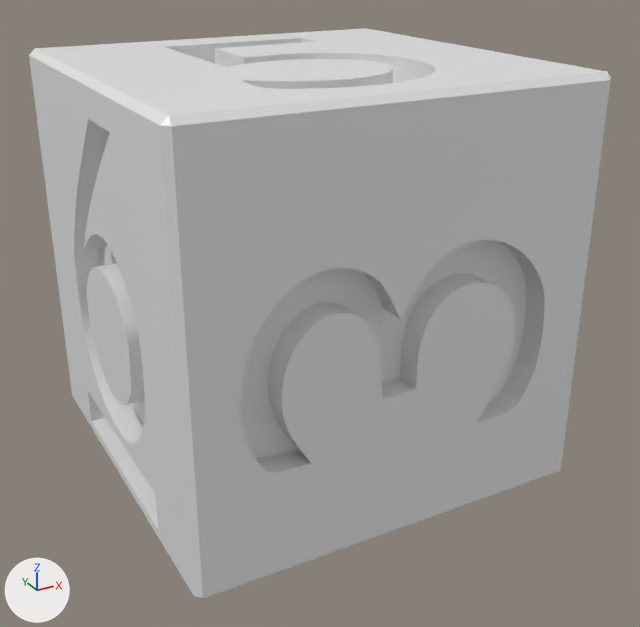
An edit to the FBX model Assets/Models/D6.fbx, drawn before and after from the same camera.
The view is the same before and after, from a 50 mm lens placed at (-15.5, -30.1, 12.6), pointed at (0.4, -1.2, -1.9). The lights are fixed; the arrows at lower left show +X, +Y and +Z. Where no turn or scale is listed for an object, it has been applied to the vertices.
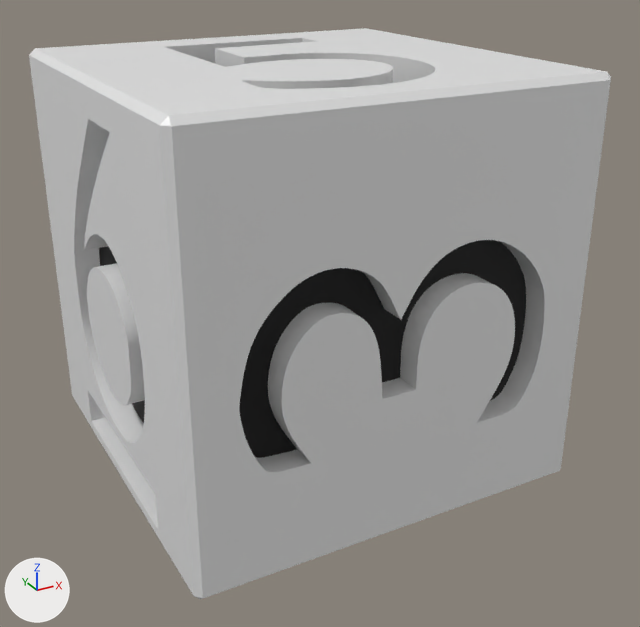
Where the change shows, as pixel boxes [x1, y1, x2, y2] in the pictures (640 x 627 px):
part 1 of me_cube, recoloured (white to black): [239, 240, 526, 458] in both
part 2 of me_cube, recoloured (white to black): [99, 246, 145, 423] in both

The edits, one by one:
Material 'Black' (mat_black) is new.
Its base color is (0.0, 0.0, 0.0) (black #000000).
Its roughness is 0.722.
me_cube has 1988 vertices, 1983 faces and spans x -8.0..8.0, y -8.0..8.0, z -8.0..8.0.
me_cube is used by ob_cube; location (0.0, 0.0, 0.0).
me_cube part 1: 380 of the faces centred in x -6.2..6.0, y -7.0..5.6, z -7.0..2.4 switch from mat_material (white #e7e7e7) to mat_black (black #000000).
me_cube part 2: 236 of the faces centred in x -7.0, y -3.7..3.5, z -7.1..6.7 switch from mat_material (white #e7e7e7) to mat_black (black #000000).
